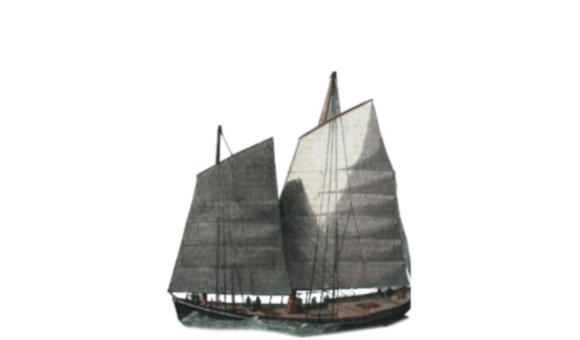
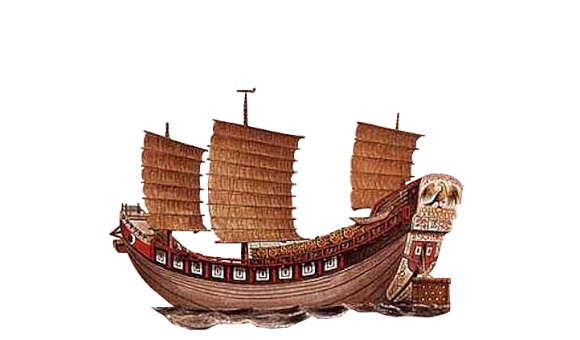
Before/after of a 580x340 layered artwork. What changed in the layer stack:
added layer "taumao" above "被粘贴的图层" over [109, 87, 464, 331]
hid "lorcha.png" over [165, 70, 413, 339]
